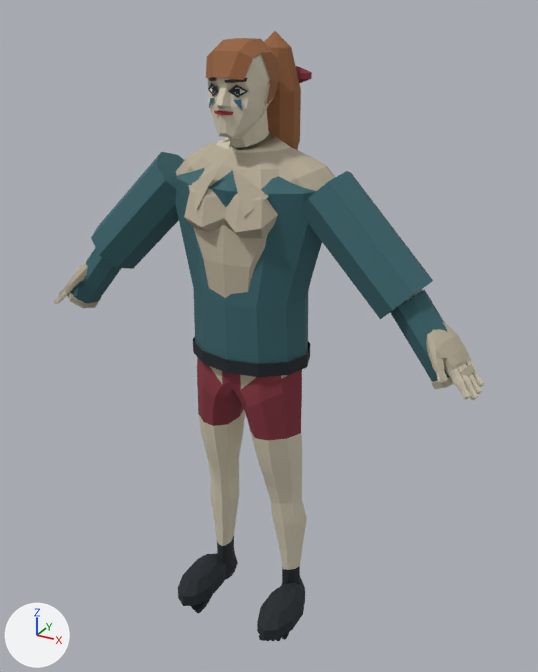
One commit to the glTF model assets/characters/models/lili.glb: the scene before it, then after it.
Camera for both pictures: a 50 mm camera at (0.808, -1.382, 1.478) aimed at (0.026, 0.04, 0.767). The axes (+X, +Y, +Z) are drawn at lower left. The lights are the same throughout. The picture after the commit comes second. Where no turn or scale is listed for an object, it has been applied to the vertices. Vertices at exactly the same position are counted once.

The first picture shows 'Body.004' and 1 more.
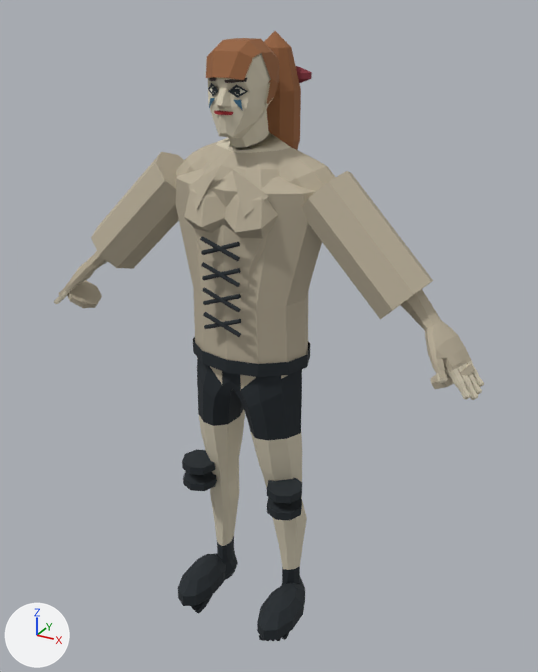
Changed parts and their boxes (x1, y1, x2, y2) in the pictures (538 x 672 px):
part 1 of me_plane_009, added
    after: (267, 497, 302, 520)
part 2 of me_plane_009, added
    after: (267, 478, 302, 504)
part 3 of me_plane_009, added
    after: (183, 471, 217, 491)
part 4 of me_plane_009, added
    after: (182, 449, 215, 475)
part 5 of me_plane_009, added
    after: (204, 319, 241, 329)
part 6 of me_plane_009, added
    after: (203, 312, 241, 337)
part 7 of me_plane_009, added
    after: (203, 294, 241, 305)
part 8 of me_plane_009, added
    after: (202, 287, 241, 313)
part 9 of me_plane_009, added
    after: (202, 268, 241, 280)
part 10 of me_plane_009, added
    after: (201, 262, 240, 287)
part 11 of me_plane_009, added
    after: (201, 242, 240, 255)
part 12 of me_plane_009, added
    after: (200, 236, 240, 261)
part 13 of me_plane_009, deleted (cyan)
    before: (390, 289, 468, 382)
part 14 of me_plane_009, deleted (cyan)
    before: (71, 247, 121, 303)
part 15 of me_plane_009, recoloured (brown to black)
    both: (197, 357, 302, 441)
part 16 of me_plane_009, recoloured (cyan to beige)
    both: (91, 152, 433, 364)

Edits to the bpy script that builds the scene:
```text
Change me_plane_009:
    used by ob_body_004; location = (0.0, 0.0, 0.0)
    remove me_plane_009.from_pydata(...)  # 2123 vertices, 4002 faces; spans x -0.548..0.548, y -0.161..0.164, z 0.0..1.436
    add me_plane_009.from_pydata(...)  # 2283 vertices, 4282 faces; spans x -0.548..0.548, y -0.161..0.164, z 0.0..1.436
    me_plane_009 part 1: a new loose piece, an 8-sided cylinder along z spanning x 0.077..0.166, y -0.101..-0.012, z 0.365..0.385, in mat_ink
    me_plane_009 part 2: a new loose piece, an 8-sided cylinder along z spanning x 0.077..0.166, y -0.101..-0.012, z 0.414..0.434, in mat_ink
    me_plane_009 part 3: a new loose piece, an 8-sided cylinder along z spanning x -0.166..-0.077, y -0.101..-0.012, z 0.365..0.385, in mat_ink
    me_plane_009 part 4: a new loose piece, an 8-sided cylinder along z spanning x -0.166..-0.077, y -0.101..-0.012, z 0.414..0.434, in mat_ink
    me_plane_009 part 5: a new loose piece of 16 vertices spanning x -0.046..0.046, y -0.127..-0.118, z 0.831..0.873, in mat_ink
    me_plane_009 part 6: a new loose piece of 16 vertices spanning x -0.046..0.046, y -0.129..-0.119, z 0.831..0.873, in mat_ink
    me_plane_009 part 7: a new loose piece of 16 vertices spanning x -0.046..0.046, y -0.127..-0.118, z 0.888..0.93, in mat_ink
    me_plane_009 part 8: a new loose piece of 16 vertices spanning x -0.046..0.046, y -0.129..-0.119, z 0.888..0.93, in mat_ink
    me_plane_009 part 9: a new loose piece of 16 vertices spanning x -0.046..0.046, y -0.127..-0.118, z 0.945..0.986, in mat_ink
    me_plane_009 part 10: a new loose piece of 16 vertices spanning x -0.046..0.046, y -0.129..-0.119, z 0.945..0.986, in mat_ink
    me_plane_009 part 11: a new loose piece of 16 vertices spanning x -0.046..0.046, y -0.127..-0.118, z 1.002..1.043, in mat_ink
    me_plane_009 part 12: a new loose piece of 16 vertices spanning x -0.046..0.046, y -0.129..-0.119, z 1.002..1.043, in mat_ink
    me_plane_009 part 13: the loose piece of 16 vertices spanning x 0.341..0.52, y -0.07..0.026, z 0.773..0.968 is deleted
    me_plane_009 part 14: the loose piece of 16 vertices spanning x -0.52..-0.341, y -0.07..0.026, z 0.773..0.968 is deleted
    me_plane_009 part 15: 164 faces spanning x -0.143..0.143, y -0.096..0.086, z 0.562..0.759 switch from mat_circus_burgundy to mat_ink
    me_plane_009 part 16: 152 faces spanning x -0.421..0.421, y -0.11..0.11, z 0.738..1.184 switch from mat_petrol_velvet to mat_unbleached_linen
```
